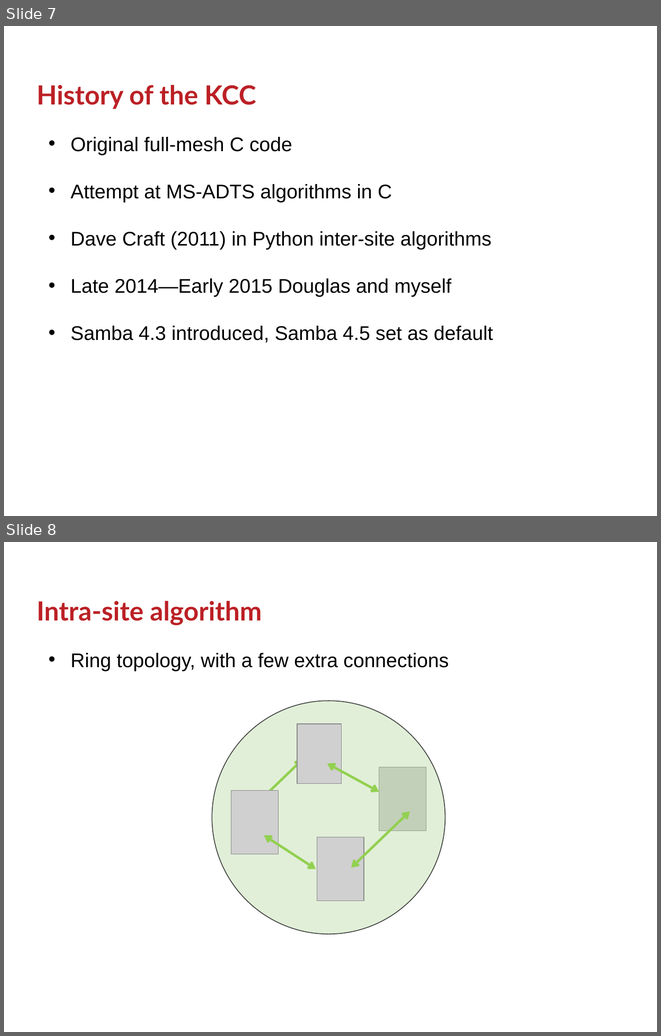
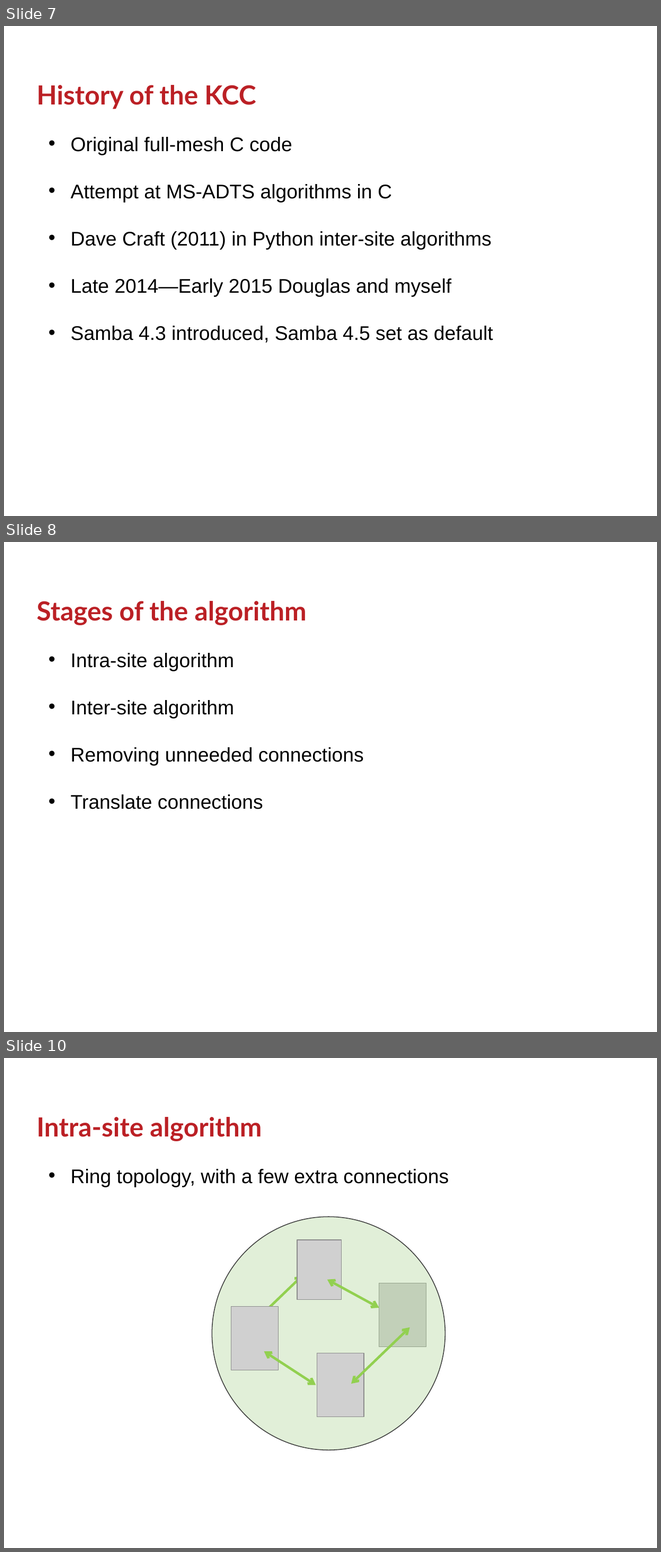
Before and after one commit to GSam/Slides, a slide deck: Samba KCC.pptx. Shown one above the other, each under a label of ours: slides 7 and 8 before the commit, slides 7, 8 and 10 after it; the slides between them are not shown. The pictures are 661x1036 and 661x1552 pixels, drawn with LibreOffice and Linux fonts; fonts in the diff are those of the drawing; grey boxes stand for pictures; background and template pictures are left out. Boxes give left, top, right and bottom in pixels: in the first picture for what was removed or moved away, otherwise in the second. Text is boxed around its words. In the diff, an @@ line names an element or a change of style, - is before the commit and + after.

```diff
--- a/Samba KCC.pptx
+++ b/Samba KCC.pptx
@@ slide 8 added at <box>4,542,657,1032</box>, background #FFFFFF @@
@@ title added at <box>37,601,307,625</box>, 32 pt, text #BB2025, bold @@
+Stages of the algorithm
@@ text added at <box>71,653,364,809</box>, 24 pt, text #000000 @@
+• Intra-site algorithm
+• Inter-site algorithm
+• Removing unneeded connections
+• Translate connections
@@ what was slide 8 is now slide 10 @@
```
Also in this commit, not shown: 2 slides changed, 11 other slides added, 1 slide removed.
